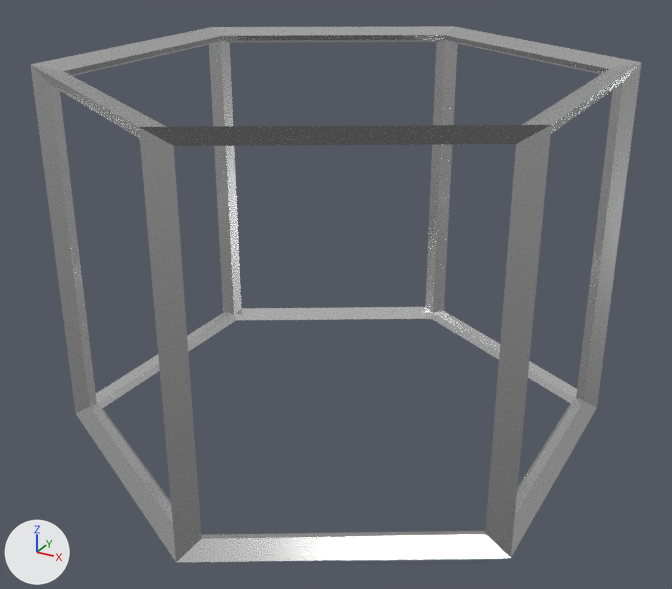
Before and after pictures for a commit that changed the glTF model public/manick.gltf.
Rendered twice from a 50 mm lens placed at (1.55, -2.84, 1.24), pointed at (0.02, -0.05, -0.15). The lights are fixed; the arrows at lower left show +X, +Y and +Z. Where no turn or scale is listed for an object, it has been applied to the vertices.
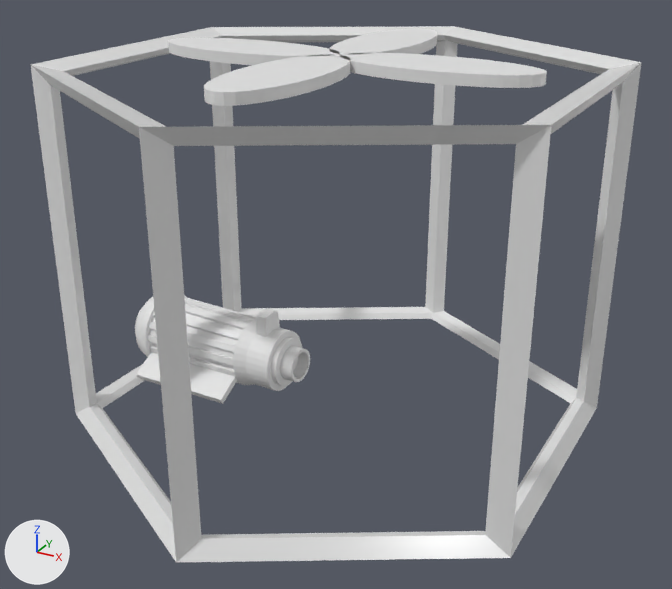
The newer file is also rescaled (x0.989) as a whole; pictures and numbers use the older file's frame.

Where the change shows, as pixel boxes [x1, y1, x2, y2] in the pictures (672 x 589 px):
'Cylinder', surface changed: [30, 26, 642, 562] in both
'Fan', added: after [168, 28, 547, 106]
'Pump', added: after [135, 295, 310, 404]

Diff of the bpy script that builds the scene:
```diff
--- a/public/manick.gltf.py
+++ b/public/manick.gltf.py
@@ mat_material_001 @@
 mat_material_001.base_color = (0.8, 0.8, 0.8)  # white #e7e7e7
-mat_material_001.metallic = 1.0
 mat_material_001.roughness = 0.2
@@ mat_material_003 @@
+mat_material_003 = principled_material('Material.003')
+mat_material_003.base_color = (0.8, 0.8, 0.8)  # white #e7e7e7
@@ mat_material_002 @@
+mat_material_002 = principled_material('Material.002')
+mat_material_002.base_color = (0.8, 0.8, 0.8)  # white #e7e7e7
@@ me_cylinder_001 @@
+me_cylinder_001.from_pydata(...)  # 626 vertices, 1248 faces; spans x -0.364..0.456, y -0.241..0.221, z -0.179..0.201
+me_cylinder_001.materials.append(mat_material_003)  # white #e7e7e7
@@ me_circle_003 @@
+me_circle_003.from_pydata(...)  # 256 vertices, 496 faces; spans x -0.72..0.719, y -0.72..0.72, z -0.039..0.0
+me_circle_003.materials.append(mat_material_002)  # white #e7e7e7
@@ ob_pump @@
+ob_pump = bpy.data.objects.new('Pump', me_cylinder_001)
+ob_pump.location = (-0.611, 0.0, -0.514)
@@ ob_fan @@
+ob_fan = bpy.data.objects.new('Fan', me_circle_003)
+ob_fan.location = (0.002, 0.01, 0.714)
```
